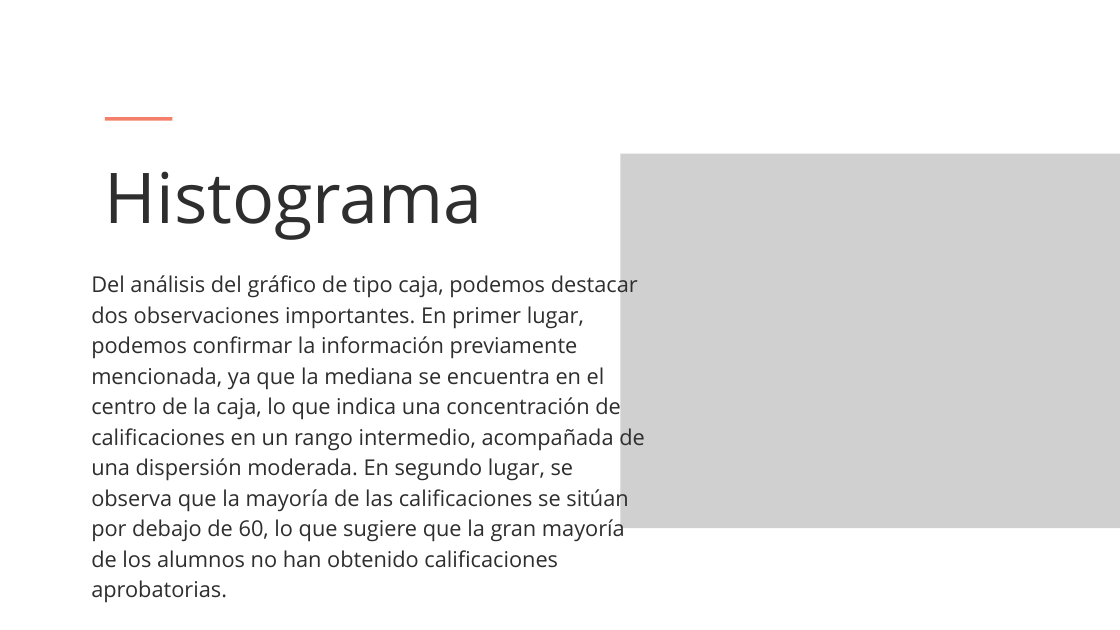
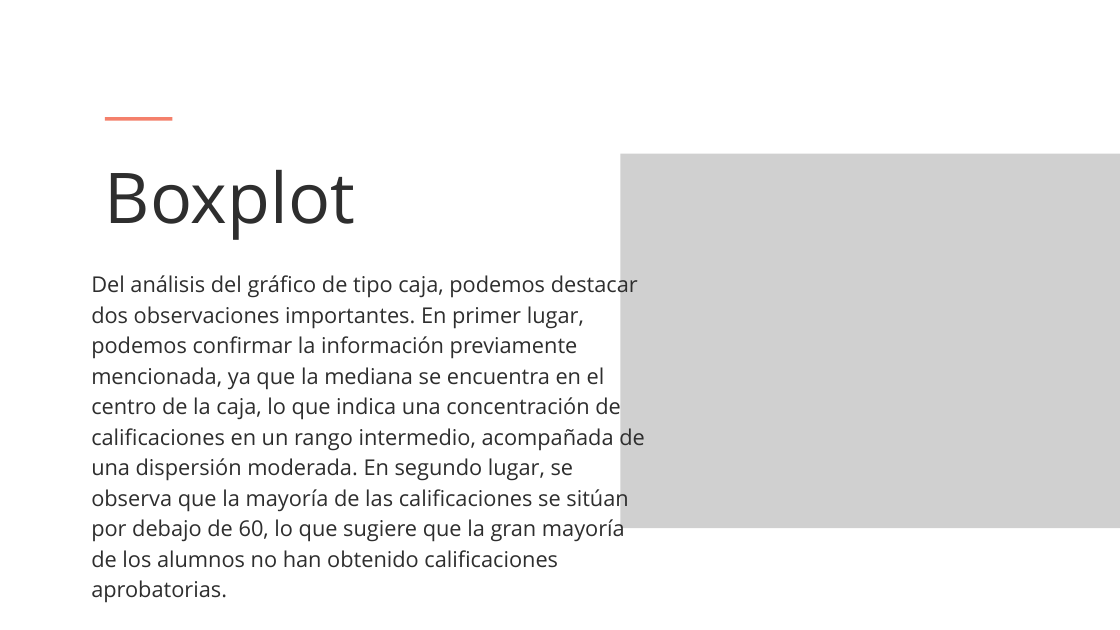
Before and after one commit to Lara-Mario2000/Banregio-PruebaTecnica, a slide deck: slide 10 of Presentacion Banregio.pptx. Drawn at 1120x630 pixels with LibreOffice and Linux fonts; fonts in the diff are those of the drawing; grey boxes stand for pictures. Boxes give left, top, right and bottom in pixels: in the first picture for what was removed or moved away, otherwise in the second. Text is boxed around its words. In the diff, an @@ line names an element or a change of style, - is before the commit and + after.

```diff
--- a/Presentacion Banregio.pptx
+++ b/Presentacion Banregio.pptx
@@ text at [105,170,355,240]: text changed @@
-Histograma
+Boxplot
```
Also in this commit, not shown: 5 other slides changed, 1 other file.
